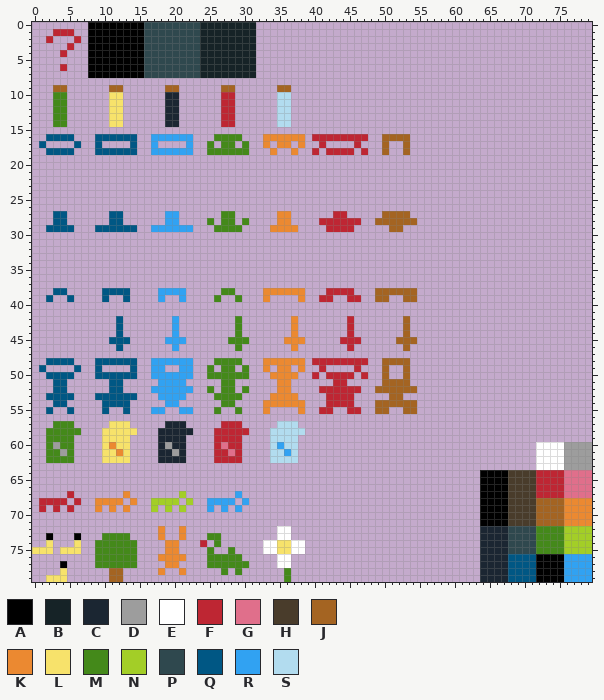
Two versions of one sprite sheet, data/graphics/tiles.png. Above, as it was before the edit.
The file is 80x80 pixels.
Palette (. is transparent): A #000000  B #162327  C #1b2632  D #9d9d9d  E #ffffff  F #be2633  G #e06f8b  H #493c2b  J #a46422  K #eb8931  L #f7e26b  M #44891a  N #a3ce27  P #2f484e  Q #005784  R #31a2f2  S #b2dcef
Pixels before (only the part around the change), first column x 12:
 4 AAAAPPPPPPPPBBBBBBB
 5 AAAAPPPPPPPPBBBBBBB
 6 AAAAPPPPPPPPBBBBBBB
 7 AAAAPPPPPPPPBBBBBBB
 8 ...................
 9 J......JJ......JJ..
10 L......CC......FF..
11 L......CC......FF..
12 L......CC......FF..
13 L......CC......FF..
14 L......CC......FF..
15 ...................
16 QQQ..RRRRRR...MMMM.
17 ..Q..R....R..M.MM.M
18 QQQ..RRRRRR..MMMMMM
19 ...................
20 ...................
21 ...................
22 ...................
23 ...................
24 ...................
25 ...................
26 ...................
27 Q......RR......MM..
28 Q......RR....M.MM.M
29 QQQ..RRRRRR...MMMM.
30 ...................
31 ...................
32 ...................
33 ...................
34 ...................
35 ...................
36 ...................
37 ...................
38 QQ....RRRR.....MM..
39 .Q....R..R....M..M.
40 ...................
41 ...................
42 Q.......R........M.
43 Q.......R........M.
44 Q.......R........M.
45 QQ.....RRR......MMM
46 Q.......R........M.
47 ...................
48 QQQ..RRRRRR...MMMM.
49 ..Q..RR..RR..M.MM.M
50 QQQ..RRRRRR..MMMMMM
51 Q.....RRRR.....MM..
52 Q....RRRRRR..M.MM.M
53 QQQ...RRRR....MMMM.
54 QQ.....RR......MM..
55 .Q...RR..RR...M..M.
56 ...................
57 LL.....CCC.....FFF.
58 LLL...CCCCC...FFFFF
59 LL....CCCC....FFFF.
60 LL....CDCC....FGFF.
61 KL....CCDC....FFGF.
62 LL....CCCC....FFFF.
63 ...................
64 ...................
65 ...................
66 ...................
67 .K.......N.......R.
68 K.K..NNNN.N..RRRR.R
69 .K...N.N.N...R.R.R.
70 ...................
71 ...................
72 ......K..K.........
73 MM....K..K...MM....
After the commit:
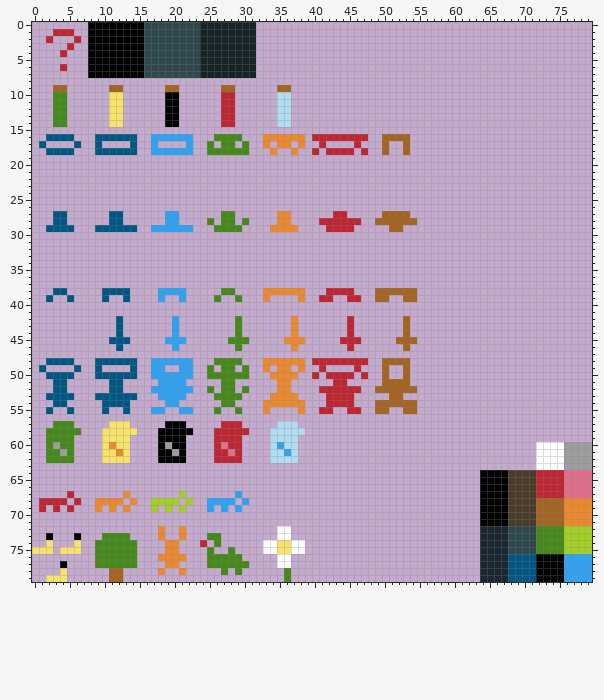
From old to new:
y 10..14: x 19..20 CC -> AA
y 57: x 19..21 CCC -> AAA
y 58: x 18..22 CCCCC -> AAAAA
y 59: x 18..21 CCCC -> AAAA
y 60: x 18 C -> A; x 20..21 CC -> AA
y 61: x 18..19 CC -> AA; x 21 C -> A
y 62: x 18..21 CCCC -> AAAA
Pixel boxes of the changes (left, top, right, bottom) in both pictures:
changed: (165, 92, 179, 127)
changed: (158, 421, 193, 463)
